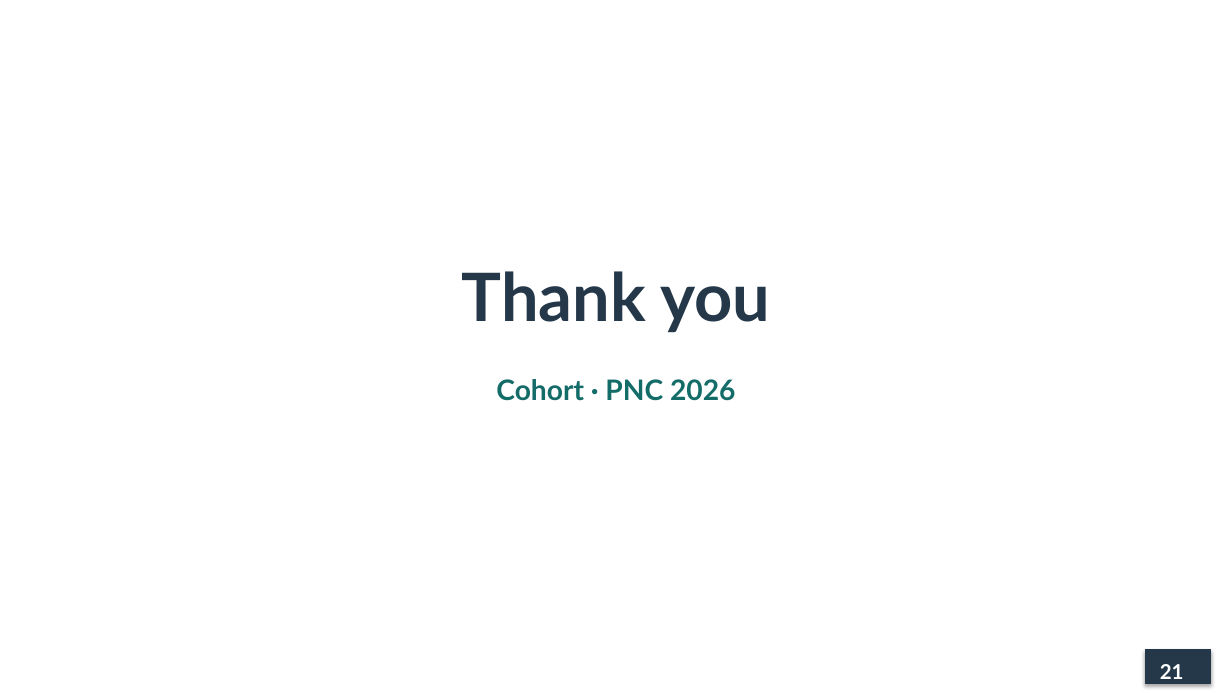
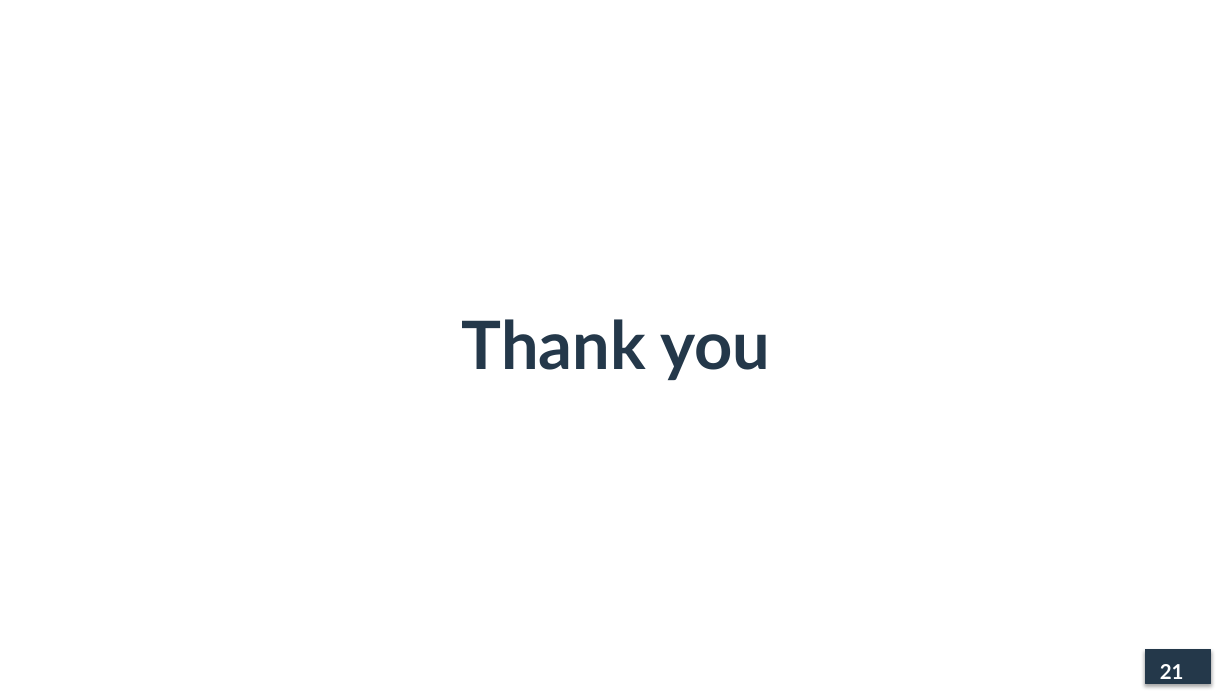
Before and after one commit to lopentu/cohort, a slide deck: slide 21 of docs/presentation/cohort-pnc-2026-main.pptx. Drawn at 1232x693 pixels with LibreOffice and Linux fonts; fonts in the diff are those of the drawing. Boxes give left, top, right and bottom in pixels: in the first picture for what was removed or moved away, otherwise in the second. Text is boxed around its words. In the diff, an @@ line names an element or a change of style, - is before the commit and + after.

```diff
--- a/docs/presentation/cohort-pnc-2026-main.pptx
+++ b/docs/presentation/cohort-pnc-2026-main.pptx
@@ text "Thank you": place and size @@
-text "Thank you" at [462,271,770,332]
+text "Thank you" at [462,319,770,380]
@@ text removed at [496,379,735,401] @@
-Cohort · PNC 2026
```
Also in this commit, not shown: 5 other slides changed.
